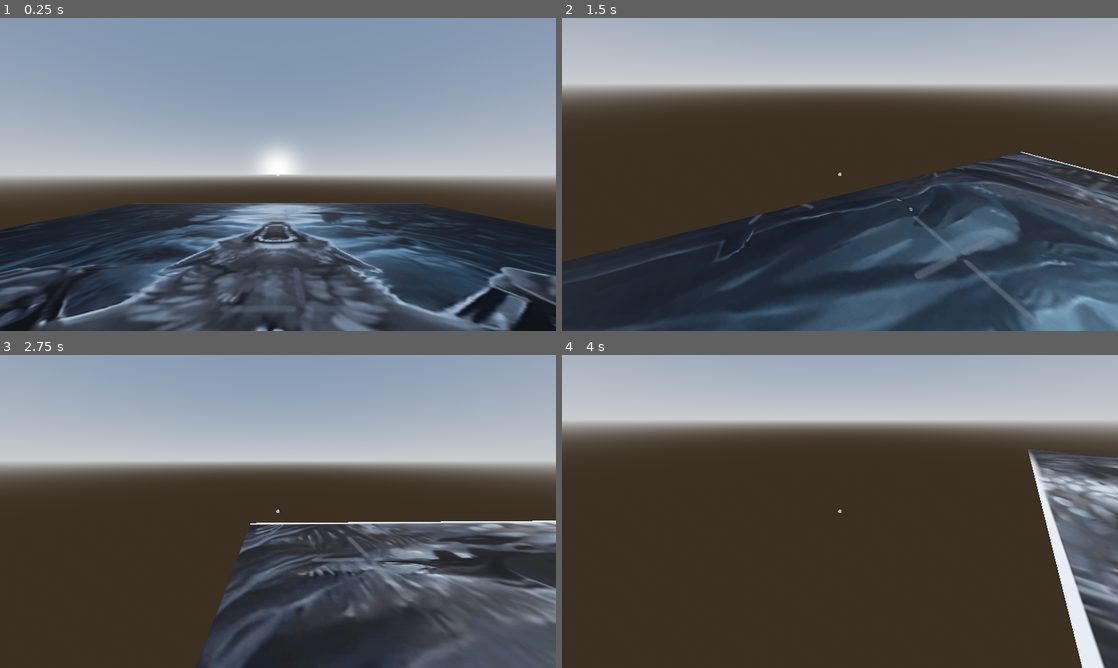
Above: before the commit, frames 1-4 (two rows, left to right).
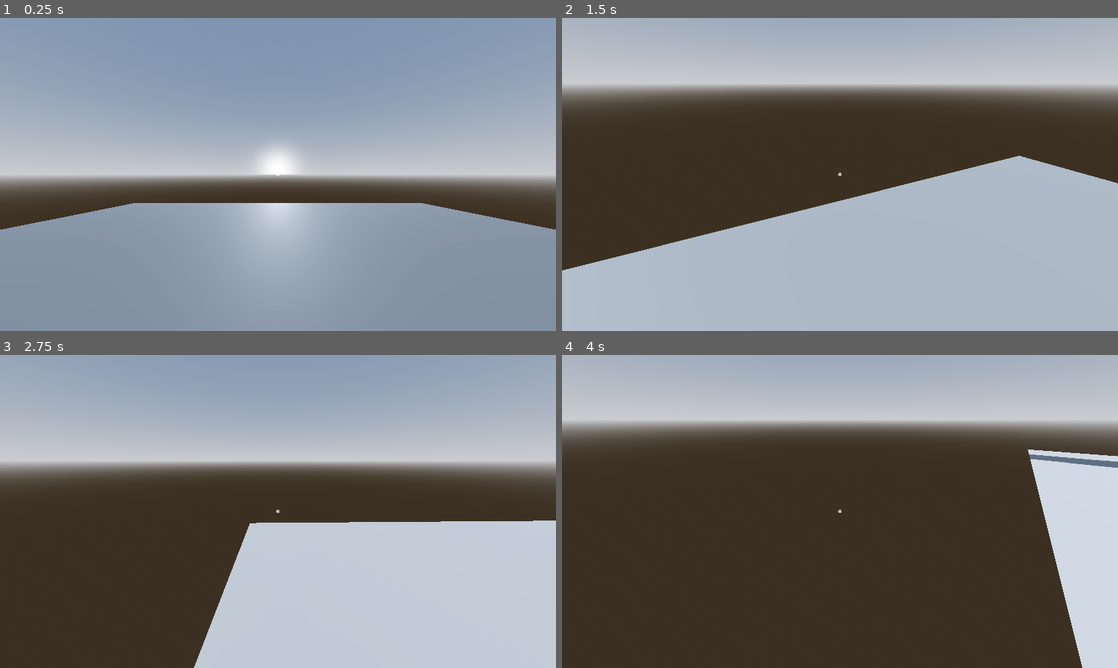
Above: after the commit, the same moments.

Repository: Octoan1/Respawn-Game-Jam-2025
Game: Godot game, scene res://scenes/main.tscn
Two runs of this game, one before a commit and one after it. Both use one fixed random seed, a clock stepped at 60 frames per second and the inputs below.
Inputs (mouse positions are in pixels of both pictures, inside the frame that each line leads up to):
- Up to frame 1 (0.25 s): no input
- Up to frame 2 (1.5 s): move the mouse to (962, 158) at 0.52 s; hold D (move_right) 0.53-1.28 s; click (962, 158) at 0.67 s; tap Space (jump) at 0.77 s; move the mouse to (812, 174) at 1.27 s; hold W (move_forward) from 1.28 s (still down)
- Up to frame 3 (2.75 s): keep holding W (move_forward); tap Space (jump) at 1.52 s; move the mouse to (289, 505) at 2.02 s
- Up to frame 4 (4 s): keep holding W (move_forward); move the mouse to (834, 517) at 2.77 s; tap Space (jump) at 3.02, 3.77 s; move the mouse to (878, 514) at 3.52 s

The runs differ from the first frame. In frame 1, 38% of the frame differs, in the area x 0-100%, y 59-100%; in frame 2, 41%, in the area x 0-100%, y 42-100%; in frame 3, 28%; in frame 4, 6.2%.

Commit message:
END OF DAY 1

Diff:
--- a/scenes/main.tscn
+++ b/scenes/main.tscn
@@ -1,10 +1,9 @@
-[gd_scene load_steps=16 format=3 uid="uid://b8k07vwbcoo4v"]
+[gd_scene load_steps=15 format=3 uid="uid://b8k07vwbcoo4v"]
 
-[ext_resource type="Texture2D" uid="uid://qd3hwn6pphqa" path="res://assets/real icon.png" id="1_jyhfs"]
 [ext_resource type="PackedScene" uid="uid://blehgd713ihr" path="res://scenes/player/player.tscn" id="1_o5qli"]
 [ext_resource type="Script" uid="uid://rp88fv7e3vcy" path="res://scripts/sun.gd" id="1_tbgi4"]
 [ext_resource type="ArrayMesh" uid="uid://ys7fals88ttl" path="res://assets/models/Obelisk.obj" id="2_sugp2"]
-[ext_resource type="Script" uid="uid://bfqiit3i4il1q" path="res://scenes/box_test.gd" id="5_tbgi4"]
+[ext_resource type="Script" path="res://scenes/box_test.gd" id="5_tbgi4"]
 
 [sub_resource type="ProceduralSkyMaterial" id="ProceduralSkyMaterial_o5qli"]
 sky_horizon_color = Color(0.66224277, 0.6717428, 0.6867428, 1)
@@ -21,9 +20,6 @@
 
 [sub_resource type="WorldBoundaryShape3D" id="WorldBoundaryShape3D_sgp6g"]
 
-[sub_resource type="StandardMaterial3D" id="StandardMaterial3D_tbgi4"]
-albedo_texture = ExtResource("1_jyhfs")
-
 [sub_resource type="PlaneMesh" id="PlaneMesh_o5qli"]
 
 [sub_resource type="BoxShape3D" id="BoxShape3D_0wfyh"]
@@ -39,10 +35,13 @@
 [sub_resource type="StandardMaterial3D" id="StandardMaterial3D_tefeu"]
 albedo_color = Color(0.003921569, 1, 1, 1)
 
+[sub_resource type="BoxShape3D" id="BoxShape3D_jyhfs"]
+
 [node name="Main" type="Node3D"]
 
 [node name="Sun" type="DirectionalLight3D" parent="."]
 transform = Transform3D(1, 0, 0, 0, -0.9774491, 0.21117117, 0, -0.21117117, -0.9774491, 0.68523884, 2.824976, -10.557611)
+shadow_enabled = true
 script = ExtResource("1_tbgi4")
 sun_angle_offset = 90.0
 
@@ -58,7 +57,6 @@
 
 [node name="MeshInstance3D" type="MeshInstance3D" parent="Floor"]
 transform = Transform3D(7.5475836, 0, 0, 0, 1.0262191, 0, 0, 0, 9.095223, 0, 0, 0)
-material_override = SubResource("StandardMaterial3D_tbgi4")
 mesh = SubResource("PlaneMesh_o5qli")
 
 [node name="StaticBody3D" type="StaticBody3D" parent="."]
@@ -81,3 +79,8 @@
 mesh = SubResource("BoxMesh_jyhfs")
 surface_material_override/0 = SubResource("StandardMaterial3D_tefeu")
 script = ExtResource("5_tbgi4")
+
+[node name="StaticBody3D" type="StaticBody3D" parent="BoxTest"]
+
+[node name="CollisionShape3D" type="CollisionShape3D" parent="BoxTest/StaticBody3D"]
+shape = SubResource("BoxShape3D_jyhfs")
--- a/scenes/player/player.tscn
+++ b/scenes/player/player.tscn
@@ -35,6 +35,7 @@
 grow_vertical = 2
 size_flags_horizontal = 3
 size_flags_vertical = 3
+mouse_filter = 2
 
 [node name="TextureRect" type="TextureRect" parent="Neck/Camera3D/Control"]
 self_modulate = Color(1, 1, 1, 0.6666667)
--- a/scripts/sun.gd
+++ b/scripts/sun.gd
@@ -11,7 +11,7 @@
 	#rotation_degrees.x = fmod(rotation_degrees.x, 360)
 
 # Maximum sun rotation (0° = sunrise, 180° = sunset)
-@export var sun_angle_offset : float  # Adjust so sun starts below horizon
+@export var sun_angle_offset : float = 180 # Adjust so sun starts below horizon
 
 func _process(delta: float) -> void:
 	# Map time_of_day (0-24) to rotation
